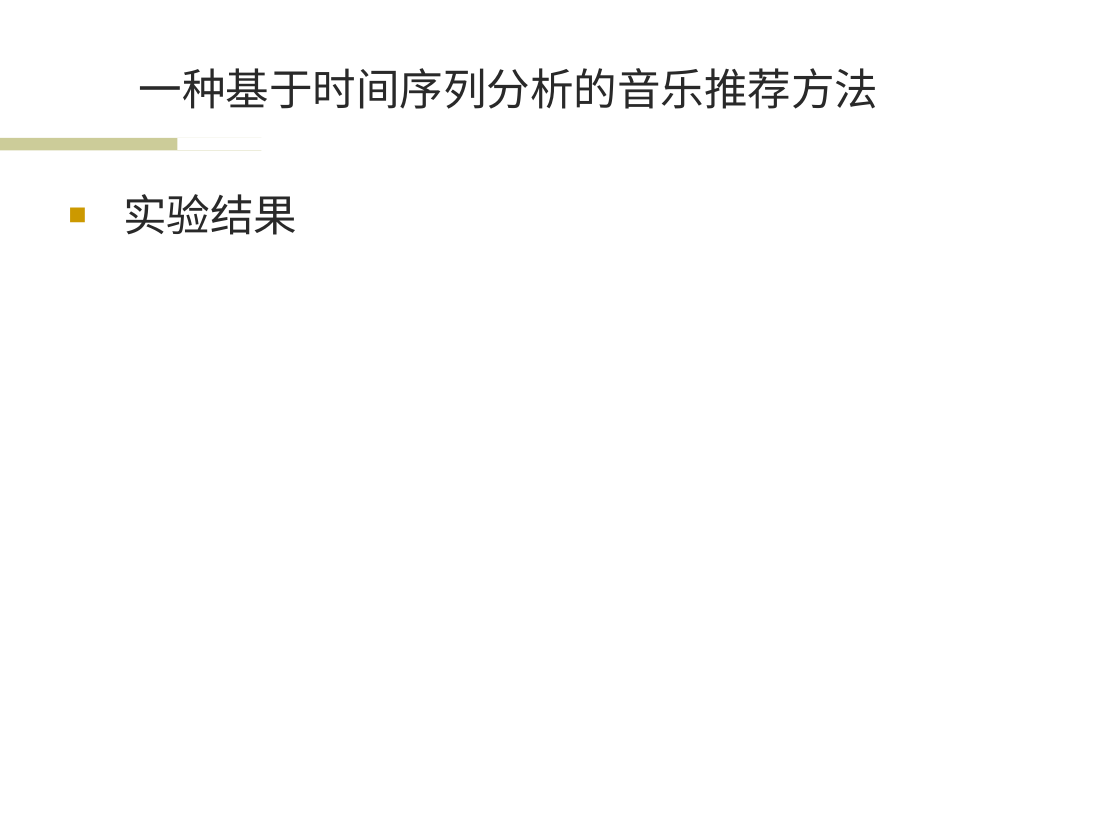
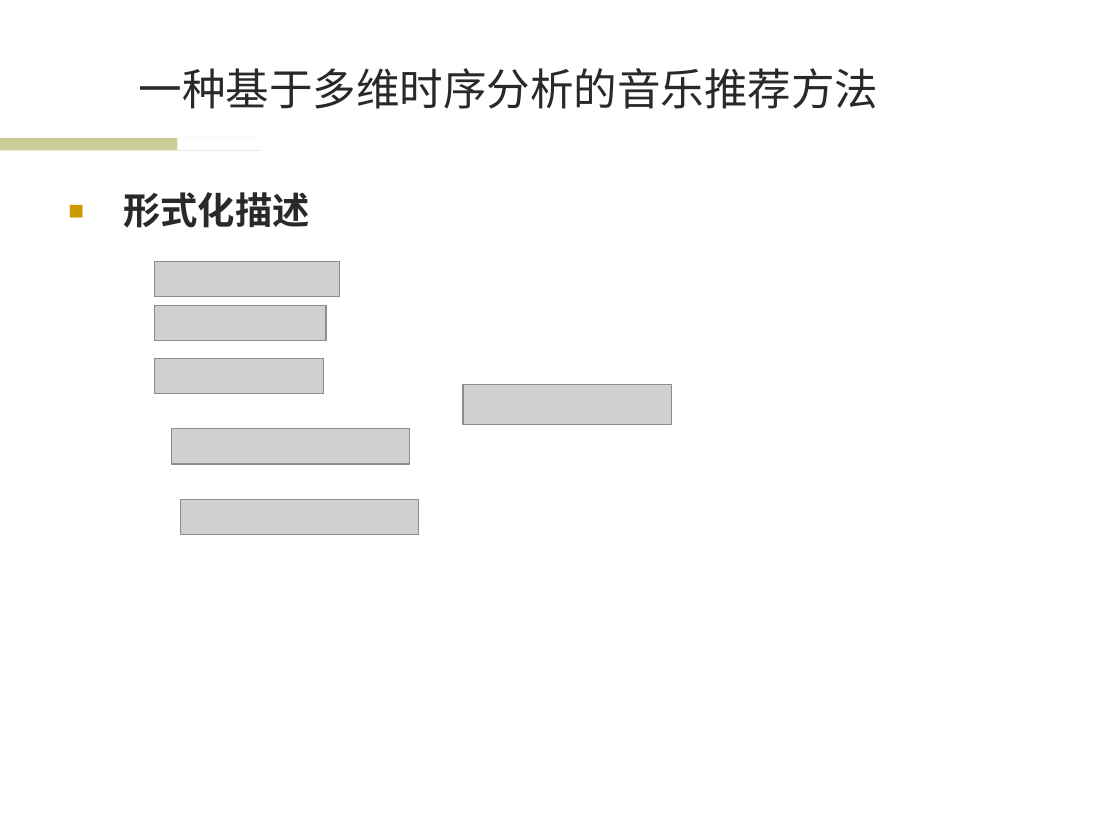
Before and after one commit to wwssttt/NJUThesis, a slide deck: slide 7 of ppt/一种基于时间序列分析的个性化音乐推荐系统及其实现.ppt. Drawn at 1120x840 pixels with LibreOffice and Linux fonts; fonts in the diff are those of the drawing; grey boxes stand for pictures; background and template pictures are left out. Boxes give left, top, right and bottom in pixels: in the first picture for what was removed or moved away, otherwise in the second. Text is boxed around its words. In the diff, an @@ line names an element or a change of style, - is before the commit and + after.

Commit message:
ppt2
框架图
下步添加实验结果和公式

```diff
--- a/ppt/一种基于时间序列分析的个性化音乐推荐系统及其实现.ppt
+++ b/ppt/一种基于时间序列分析的个性化音乐推荐系统及其实现.ppt
@@ title at (x1=139, y1=68, x2=878, y2=109): text changed @@
-一种基于时间序列分析的音乐推荐方法
+一种基于多维时序分析的音乐推荐方法
@@ text at (x1=123, y1=192, x2=310, y2=228): text changed; size 28 to 24 pt; bold on @@
-■ 实验结果
+■ 形式化描述
@@ picture added at (x1=155, y1=261, x2=339, y2=297) @@
@@ picture added at (x1=155, y1=306, x2=326, y2=340) @@
@@ picture added at (x1=155, y1=358, x2=324, y2=393) @@
@@ picture added at (x1=463, y1=385, x2=671, y2=424) @@
@@ picture added at (x1=171, y1=429, x2=410, y2=464) @@
@@ picture added at (x1=180, y1=500, x2=419, y2=534) @@
```
Also in this commit, not shown: 10 other slides changed, 4 slides added, 1 slide removed.
